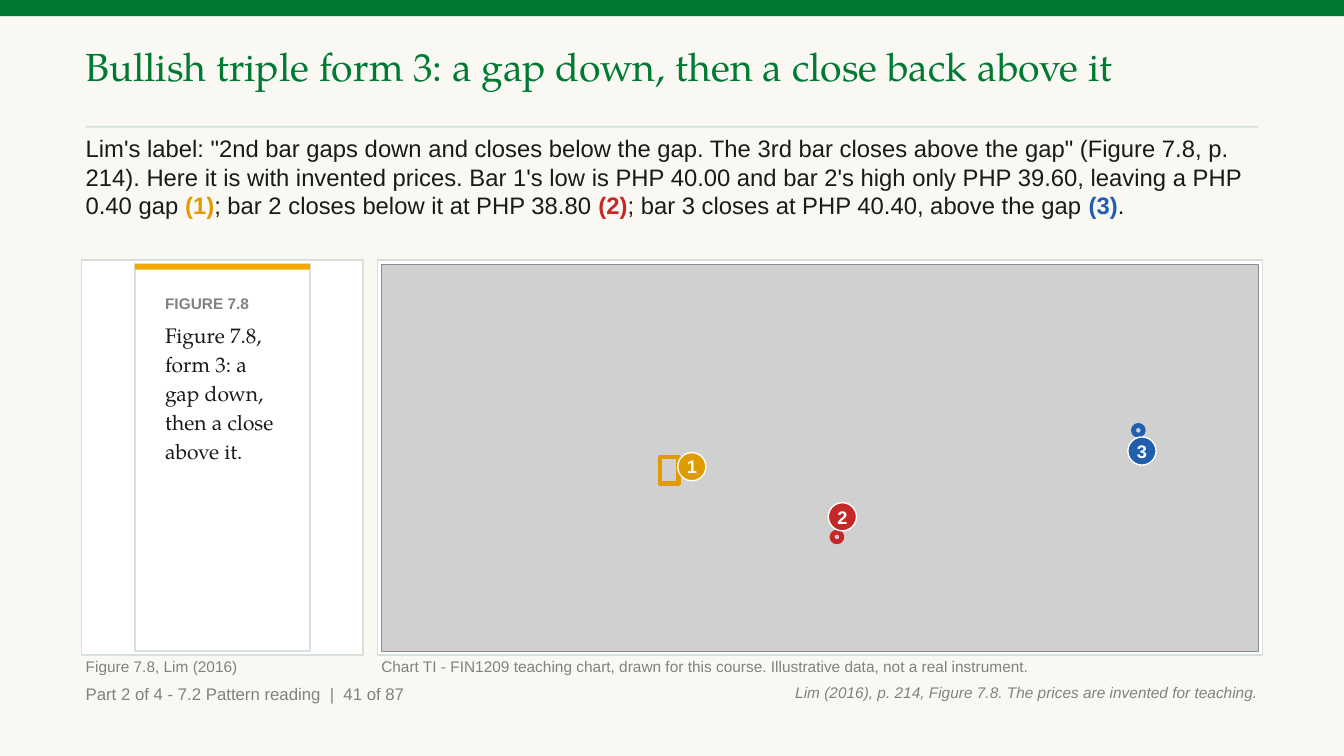
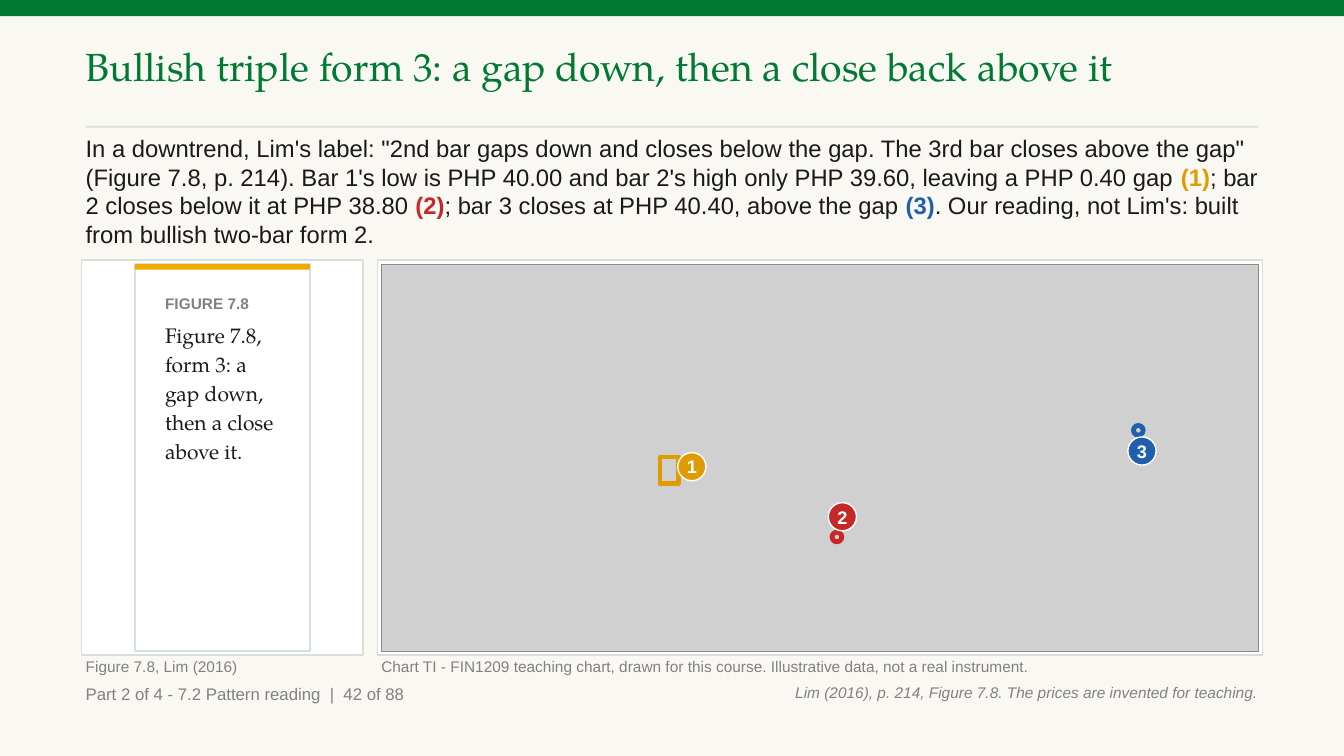
Before and after one commit to benjiesotelo-sudo/Telos_FIN1209, a slide deck: slide 88 of chapter-07/FIN1209-Chapter-07.pptx (slide 87 before the commit). Drawn at 1344x756 pixels with LibreOffice and Linux fonts; fonts in the diff are those of the drawing; grey boxes stand for pictures. Boxes give left, top, right and bottom in pixels: in the first picture for what was removed or moved away, otherwise in the second. Text is boxed around its words. In the diff, an @@ line names an element or a change of style, - is before the commit and + after.

```diff
--- a/chapter-07/FIN1209-Chapter-07.pptx
+++ b/chapter-07/FIN1209-Chapter-07.pptx
@@ text at <box>86,139,1257,244</box>: text changed @@
-Lim's label: "2nd bar gaps down and closes below the gap. The 3rd bar closes above the gap" (Figure 7.8, p. 214). Here it is with invented prices. Bar 1's low is PHP 40.00 and bar 2's high only PHP 39.60, leaving a PHP 0.40 gap (1); bar 2 closes below it at PHP 38.80 (2); bar 3 closes at PHP 40.40, above the gap (3).
+In a downtrend, Lim's label: "2nd bar gaps down and closes below the gap. The 3rd bar closes above the gap" (Figure 7.8, p. 214). Bar 1's low is PHP 40.00 and bar 2's high only PHP 39.60, leaving a PHP 0.40 gap (1); bar 2 closes below it at PHP 38.80 (2); bar 3 closes at PHP 40.40, above the gap (3). Our reading, not Lim's: built from bullish two-bar form 2.
@@ text at <box>86,688,404,704</box>: text changed @@
-Part 2 of 4 - 7.2 Pattern reading | 41 of 87
+Part 2 of 4 - 7.2 Pattern reading | 42 of 88
```
Also in this commit, not shown: 86 other slides changed, 1 slide added, 2 other files.
